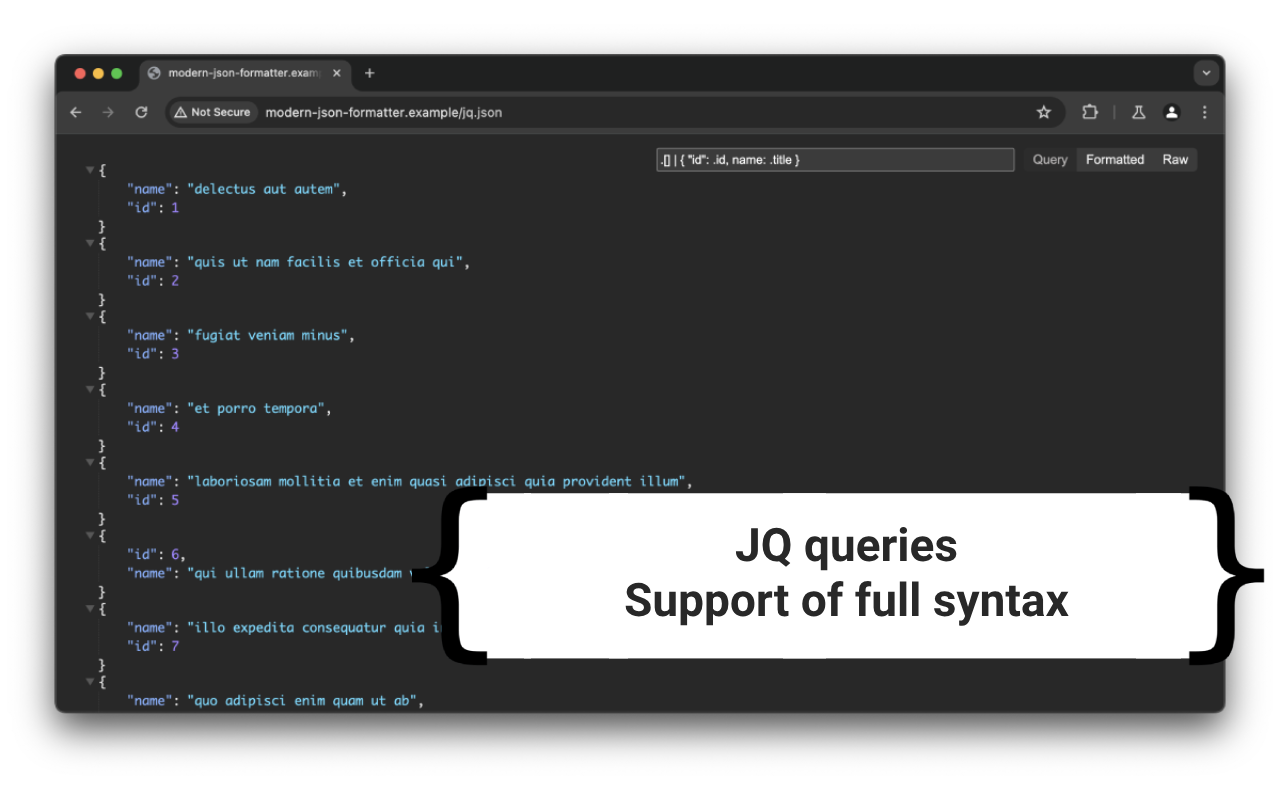
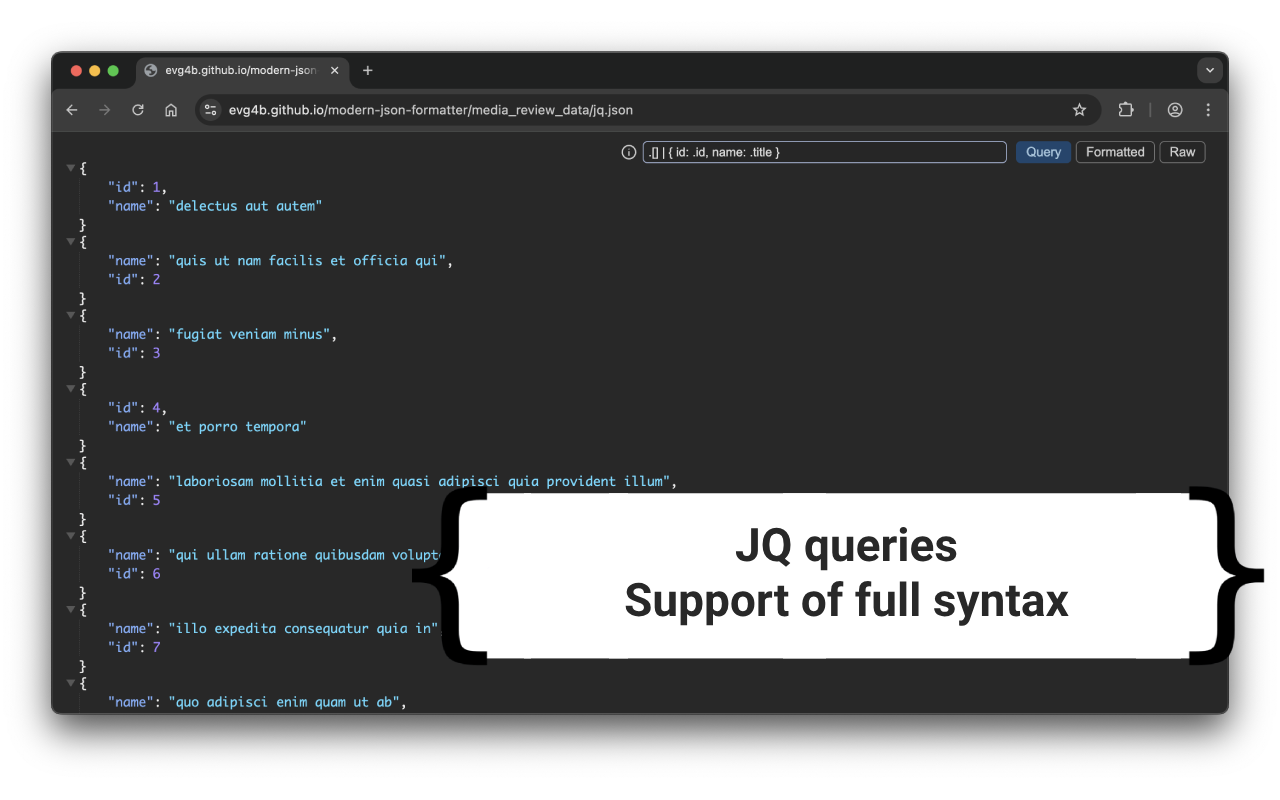
Layered file, before and after one edit (1280x800). Changes by layer:
renamed "Screenshot 2024-05-25 at 12.40.38" to "Screenshot 2025-05-04 at 12.28.19", painted on it over [11, 29, 1268, 767]
